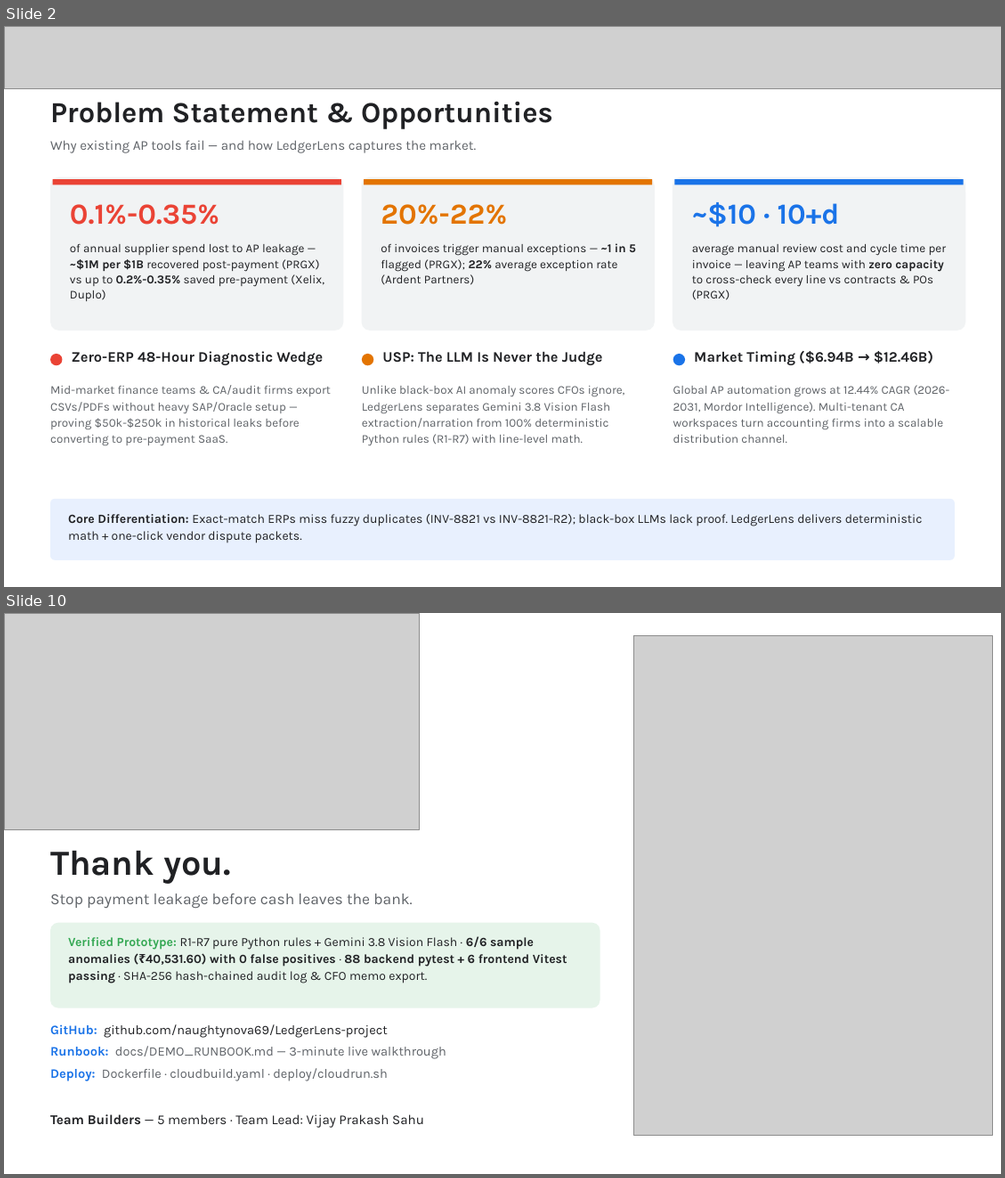
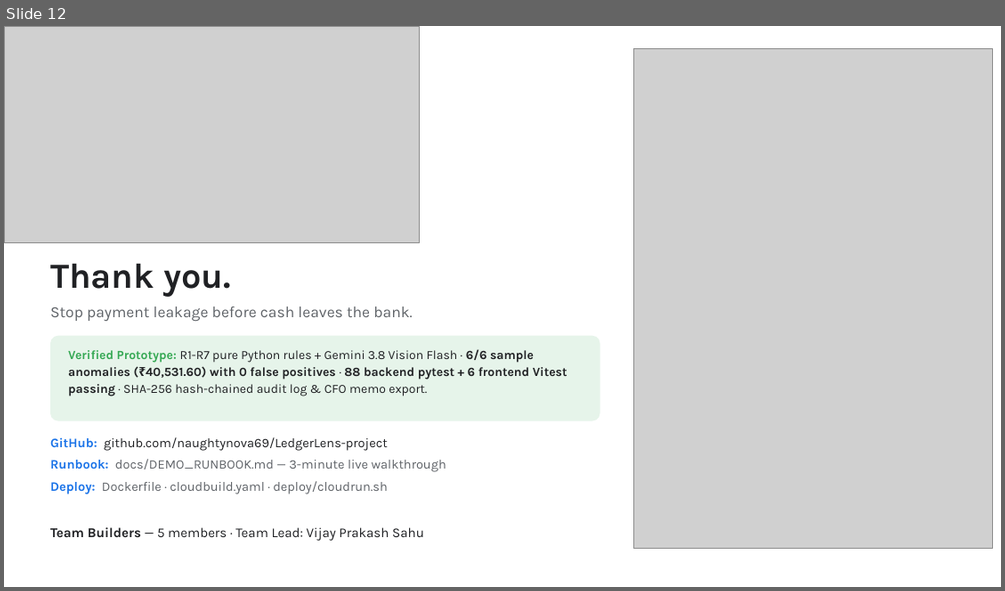
Before and after one commit to naughtynova69/LedgerLens-project, a slide deck: docs/presentation/LedgerLens_Startup_Buildathon_Submission.pptx. Shown one above the other, each under a label of ours: slides 2 and 10 before the commit, slide 12 after it; the slides between them are not shown. The pictures are 1005x1178 and 1005x591 pixels, drawn with LibreOffice and Linux fonts; fonts in the diff are those of the drawing; grey boxes stand for pictures. Boxes give left, top, right and bottom in pixels: in the first picture for what was removed or moved away, otherwise in the second. Text is boxed around its words. In the diff, an @@ line names an element or a change of style, - is before the commit and + after.

```diff
--- a/docs/presentation/LedgerLens_Startup_Buildathon_Submission.pptx
+++ b/docs/presentation/LedgerLens_Startup_Buildathon_Submission.pptx
@@ slide 2 removed at (4, 26, 1001, 587), background #FFFFFF @@
@@ picture removed at (4, 26, 1001, 89) @@
@@ text removed at (50, 101, 553, 129) @@
-Problem Statement & Opportunities
@@ text removed at (50, 140, 477, 153) @@
-Why existing AP tools fail — and how LedgerLens captures the market.
@@ rounded rectangle removed at (50, 177, 343, 330) @@
@@ rectangle removed at (53, 179, 341, 184) @@
@@ rounded rectangle removed at (362, 177, 655, 330) @@
@@ rectangle removed at (364, 179, 652, 184) @@
@@ rounded rectangle removed at (672, 177, 966, 330) @@
@@ rectangle removed at (675, 179, 963, 184) @@
@@ text removed at (70, 204, 219, 224) @@
-0.1%-0.35%
@@ text removed at (380, 204, 507, 224) @@
-20%-22%
@@ text removed at (692, 202, 840, 227) @@
-~$10 · 10+d
@@ text removed at (70, 244, 324, 301) @@
-of annual supplier spend lost to AP leakage — ~$1M per $1B recovered post-payment (PRGX) vs up to 0.2%-0.35% saved pre-payment (Xelix, Duplo)
@@ text removed at (380, 243, 636, 285) @@
-of invoices trigger manual exceptions — ~1 in 5 flagged (PRGX); 22% average exception rate (Ardent Partners)
@@ text removed at (692, 244, 947, 300) @@
-average manual review cost and cycle time per invoice — leaving AP teams with zero capacity to cross-check every line vs contracts & POs (PRGX)
@@ rounded rectangle removed at (50, 354, 63, 365) @@
@@ text removed at (72, 351, 323, 365) @@
-Zero-ERP 48-Hour Diagnostic Wedge
@@ rounded rectangle removed at (362, 354, 373, 365) @@
@@ text removed at (382, 351, 603, 365) @@
-USP: The LLM Is Never the Judge
@@ rounded rectangle removed at (673, 354, 685, 365) @@
@@ text removed at (694, 351, 933, 365) @@
-Market Timing ($6.94B → $12.46B)
@@ text removed at (50, 385, 331, 446) @@
-Mid-market finance teams & CA/audit firms export CSVs/PDFs without heavy SAP/Oracle setup — proving $50k-$250k in historical leaks before converting to pre-payment SaaS.
@@ text removed at (362, 386, 625, 445) @@
-Unlike black-box AI anomaly scores CFOs ignore, LedgerLens separates Gemini 3.8 Vision Flash extraction/narration from 100% deterministic Python rules (R1-R7) with line-level math.
@@ text removed at (673, 385, 950, 443) @@
-Global AP automation grows at 12.44% CAGR (2026-2031, Mordor Intelligence). Multi-tenant CA workspaces turn accounting firms into a scalable distribution channel.
@@ rounded rectangle removed at (50, 499, 955, 560) @@
@@ text removed at (68, 514, 922, 543) @@
-Core Differentiation: Exact-match ERPs miss fuzzy duplicates (INV-8821 vs INV-8821-R2); black-box LLMs lack proof. LedgerLens delivers deterministic math + one-click vendor dispute packets.
@@ what was slide 10 is now slide 12 @@
```
Also in this commit, not shown: 6 slides changed, 5 slides added, 2 other slides removed, 1 other file.
